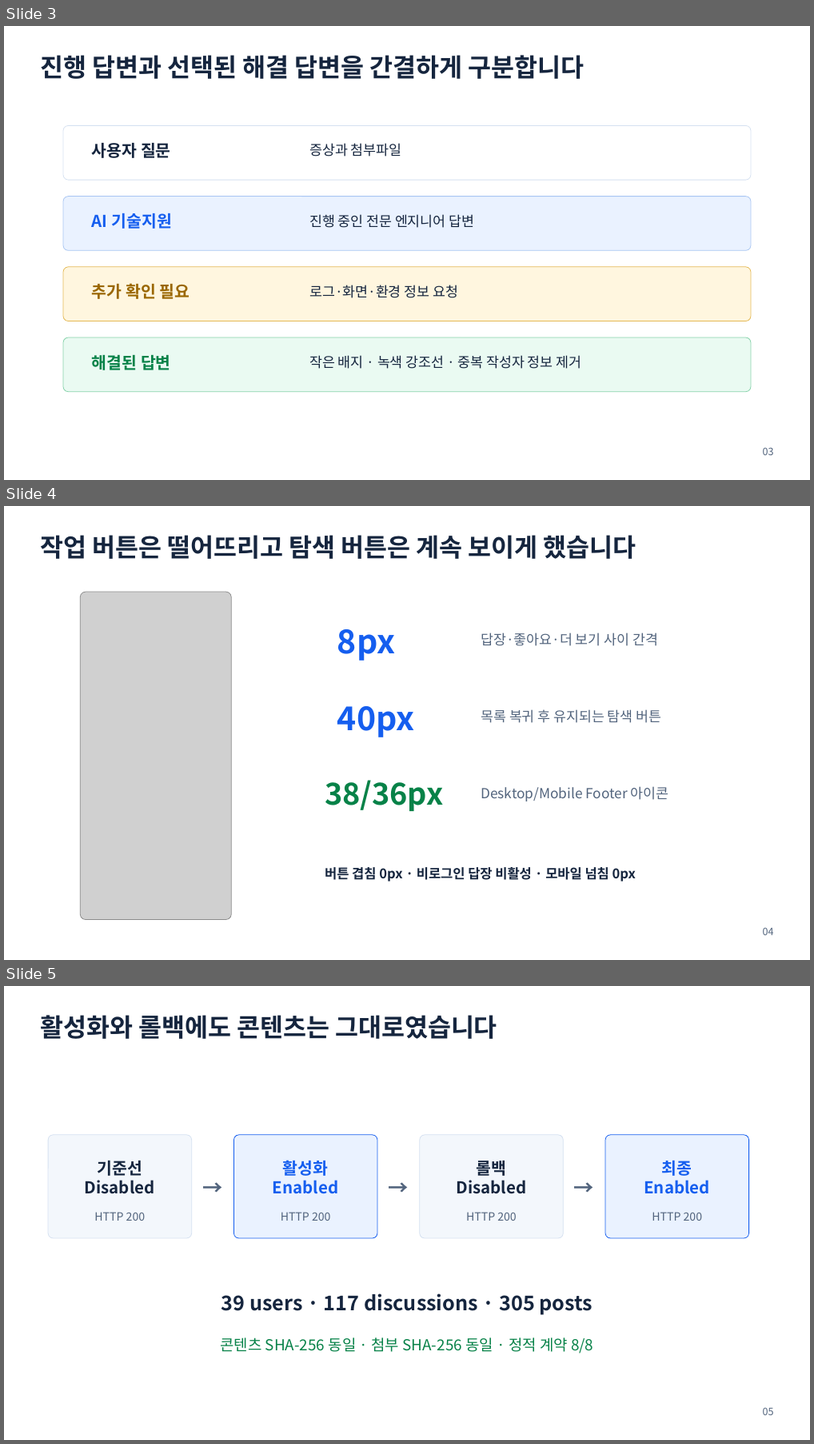
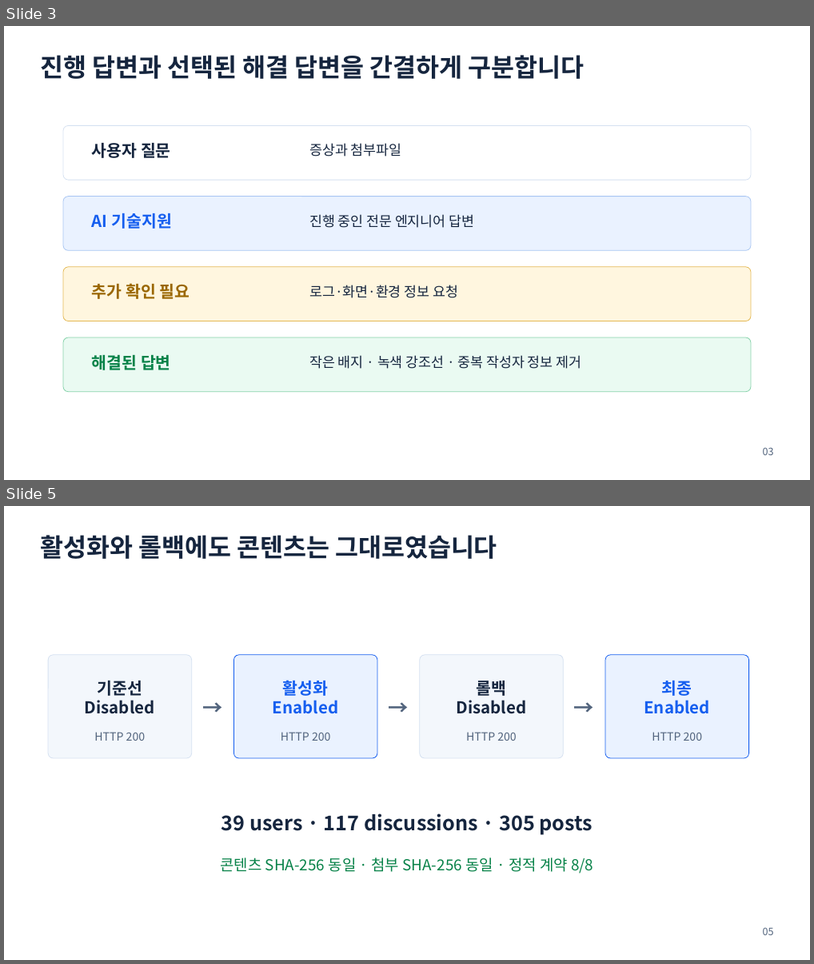
Before and after one commit to ablecloud-team/ablestack-techflow, a slide deck: output/presentation/techflow-community-ui-modernization.pptx. Shown one above the other, each under a label of ours: slides 3, 4 and 5 before the commit, slides 3 and 5 after it; the slides between them are not shown. The pictures are 814x1444 and 814x964 pixels, drawn with LibreOffice and Linux fonts; fonts in the diff are those of the drawing; grey boxes stand for pictures. Boxes give left, top, right and bottom in pixels: in the first picture for what was removed or moved away, otherwise in the second. Text is boxed around its words. In the diff, an @@ line names an element or a change of style, - is before the commit and + after.

Commit message:
Community 작업 버튼과 대화상자 디자인 통일

```diff
--- a/output/presentation/techflow-community-ui-modernization.pptx
+++ b/output/presentation/techflow-community-ui-modernization.pptx
@@ slide 4 removed at (4, 506, 810, 960), background #FFFFFF @@
@@ text removed at (40, 535, 636, 559) @@
-작업 버튼은 떨어뜨리고 탐색 버튼은 계속 보이게 했습니다
@@ picture removed at (80, 592, 231, 920) @@
@@ text removed at (338, 629, 395, 660) @@
-8px
@@ text removed at (481, 632, 658, 646) @@
-답장·좋아요·더 보기 사이 간격
@@ text removed at (338, 706, 415, 737) @@
-40px
@@ text removed at (481, 709, 662, 723) @@
-목록 복귀 후 유지되는 탐색 버튼
@@ text removed at (325, 780, 443, 811) @@
-38/36px
@@ text removed at (481, 786, 670, 801) @@
-Desktop/Mobile Footer 아이콘
@@ text removed at (325, 867, 636, 881) @@
-버튼 겹침 0px · 비로그인 답장 비활성 · 모바일 넘침 0px
@@ text removed at (763, 927, 774, 935) @@
-04
```
Also in this commit, not shown: 1 slide changed, 1 slide added, 15 other files.
